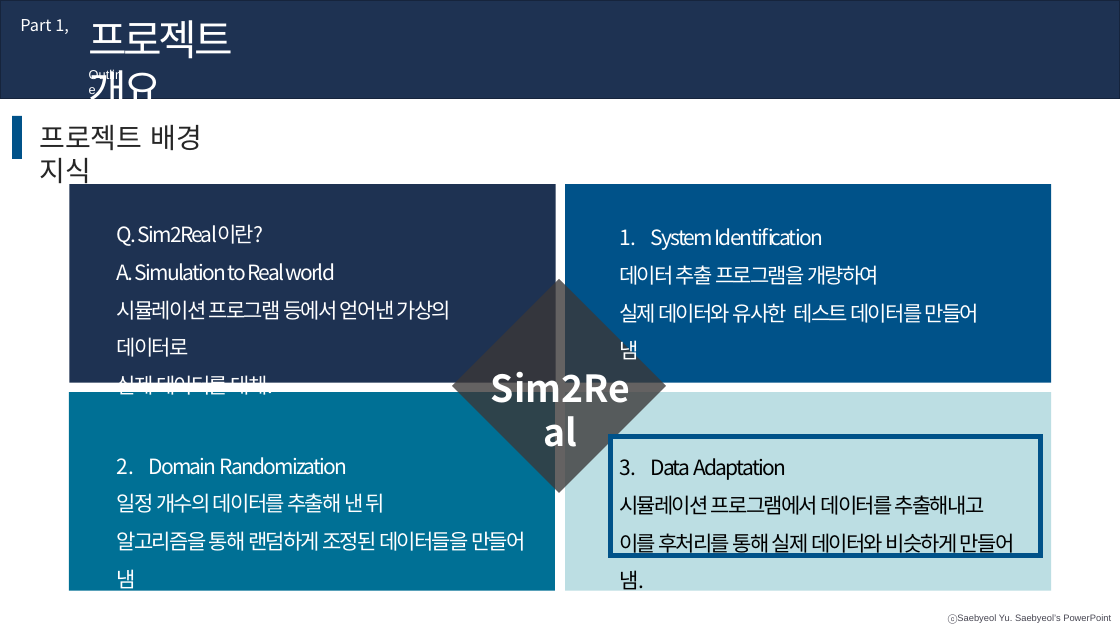
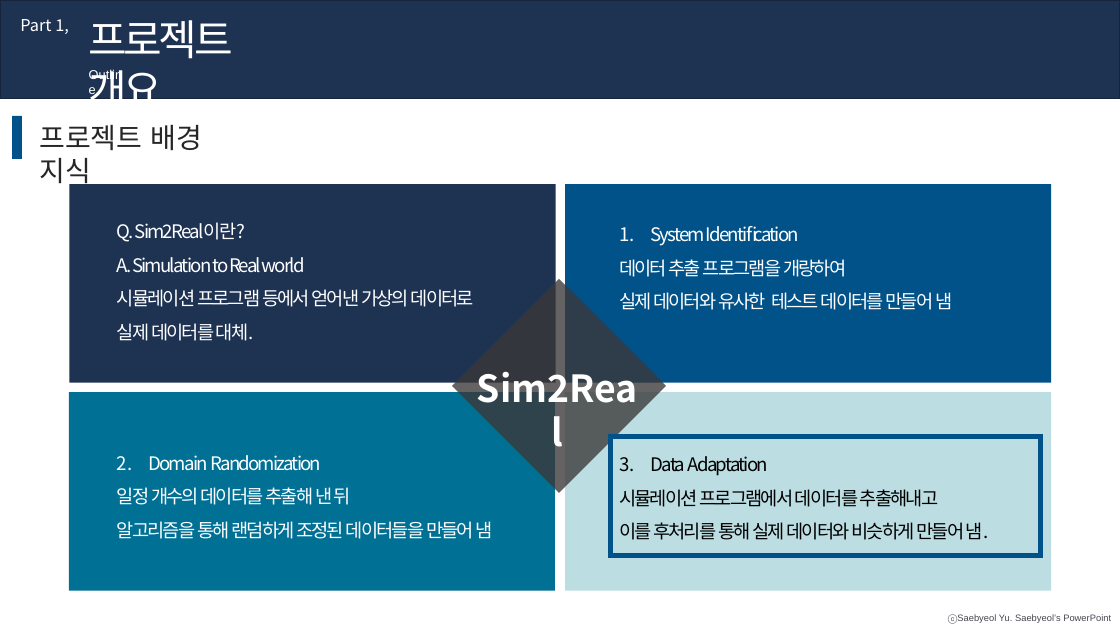
Before and after one commit to NgaAdrain/TEAM_Enter_Text_Here, a slide deck: slide 6 of Reports/발표/졸과 최종 발표_HS.pptx. Drawn at 1120x630 pixels with LibreOffice and Linux fonts; fonts in the diff are those of the drawing. Boxes give left, top, right and bottom in pixels: in the first picture for what was removed or moved away, otherwise in the second. Text is boxed around its words. In the diff, an @@ line names an element or a change of style, - is before the commit and + after.

```diff
--- a/Reports/발표/졸과 최종 발표_HS.pptx
+++ b/Reports/발표/졸과 최종 발표_HS.pptx
@@ size 18 to 16 pt in 4 elements at [619, 456, 989, 540], [117, 455, 493, 539], [117, 222, 474, 341], [619, 226, 952, 310] @@
@@ text "Sim2Real" rewrapped from [474, 360, 647, 414] to [468, 360, 648, 414] @@
```
Also in this commit, not shown: 7 other slides changed, 3 other files.
